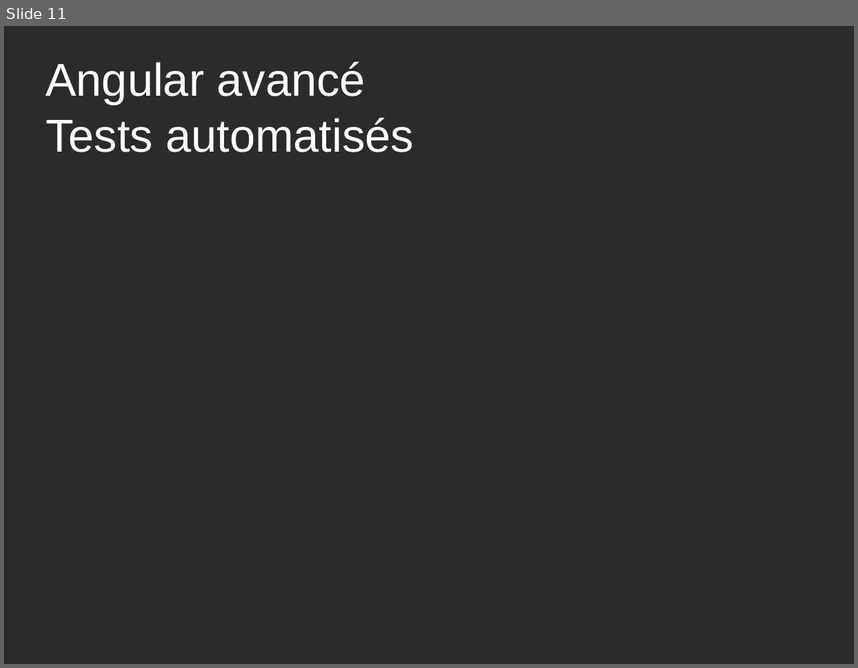
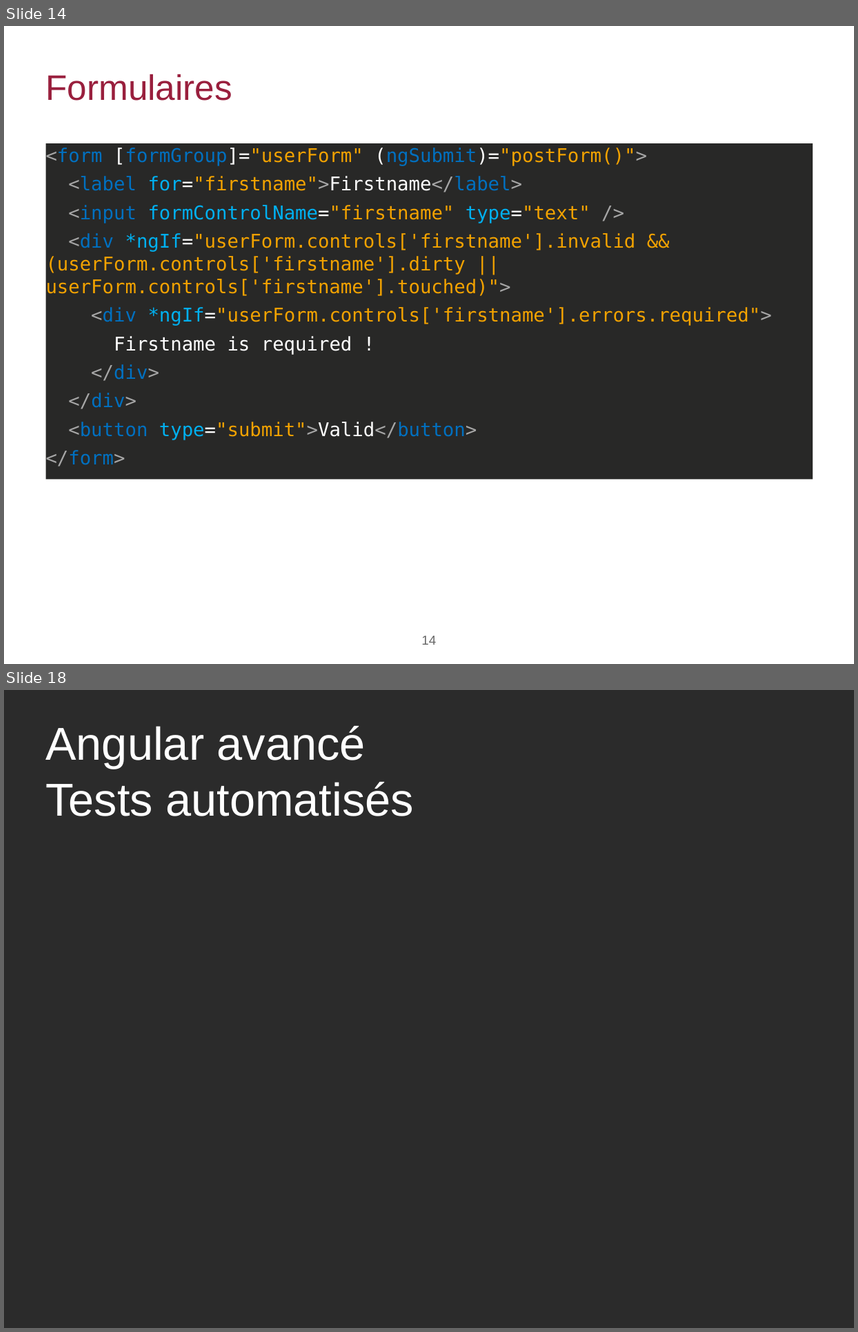
Before and after one commit to agaudichon/CGI-formation-Angular, a slide deck: docs/Formation_Angular_003_Angular-avancé.pptx. Shown one above the other, each under a label of ours: slide 11 before the commit, slides 14 and 18 after it; the slides between them are not shown. The pictures are 858x668 and 858x1332 pixels, drawn with LibreOffice and Linux fonts; fonts in the diff are those of the drawing; background and template pictures are left out; a plain dark background stands for a picture behind light text. Boxes give left, top, right and bottom in pixels: in the first picture for what was removed or moved away, otherwise in the second. Text is boxed around its words. In the diff, an @@ line names an element or a change of style, - is before the commit and + after.

```diff
--- a/docs/Formation_Angular_003_Angular-avancé.pptx
+++ b/docs/Formation_Angular_003_Angular-avancé.pptx
@@ slide 14 added at bbox=[4, 26, 854, 664], background #FFFFFF @@
@@ title added at bbox=[45, 74, 232, 101], 30 pt, text #991F3D @@
+Formulaires
@@ text added at bbox=[45, 143, 813, 479], fill #282827, 16 pt, text #F2A200 @@
+<form [formGroup]="userForm" (ngSubmit)="postForm()">
+<label for="firstname">Firstname</label>
+<input formControlName="firstname" type="text" />
+<div *ngIf="userForm.controls['firstname'].invalid && (userForm.controls['firstname'].dirty || userForm.controls['firstname'].touched)">
+<div *ngIf="userForm.controls['firstname'].errors.required">
+Firstname is required !
+</div>
+</div>
+<button type="submit">Valid</button>
+</form>
@@ page number added at bbox=[421, 635, 436, 644], 11 pt, text #666666 @@
+14
@@ what was slide 11 is now slide 18 @@
```
Also in this commit, not shown: 1 slide changed, 7 other slides added, 1 slide removed, 2 other files.
